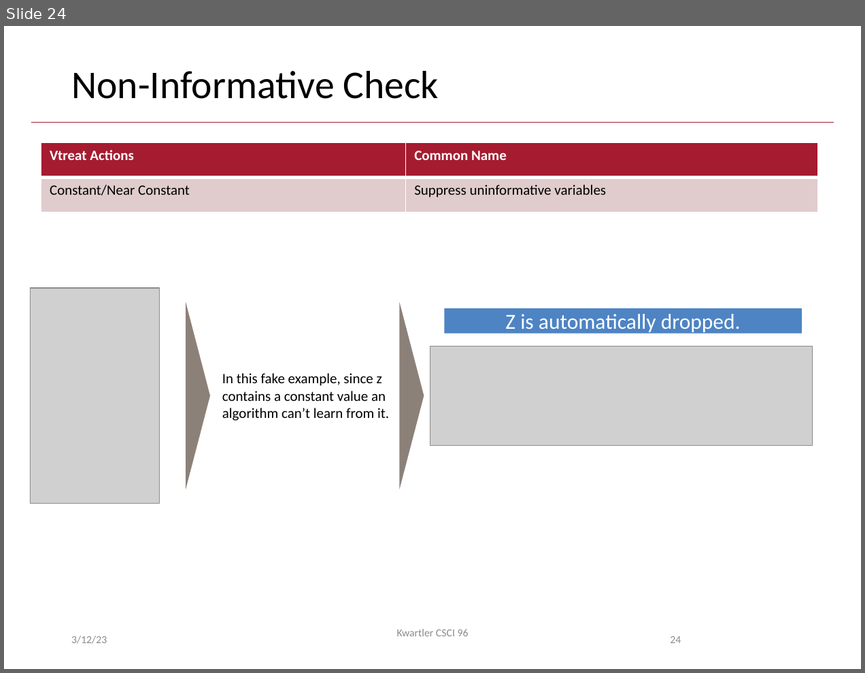
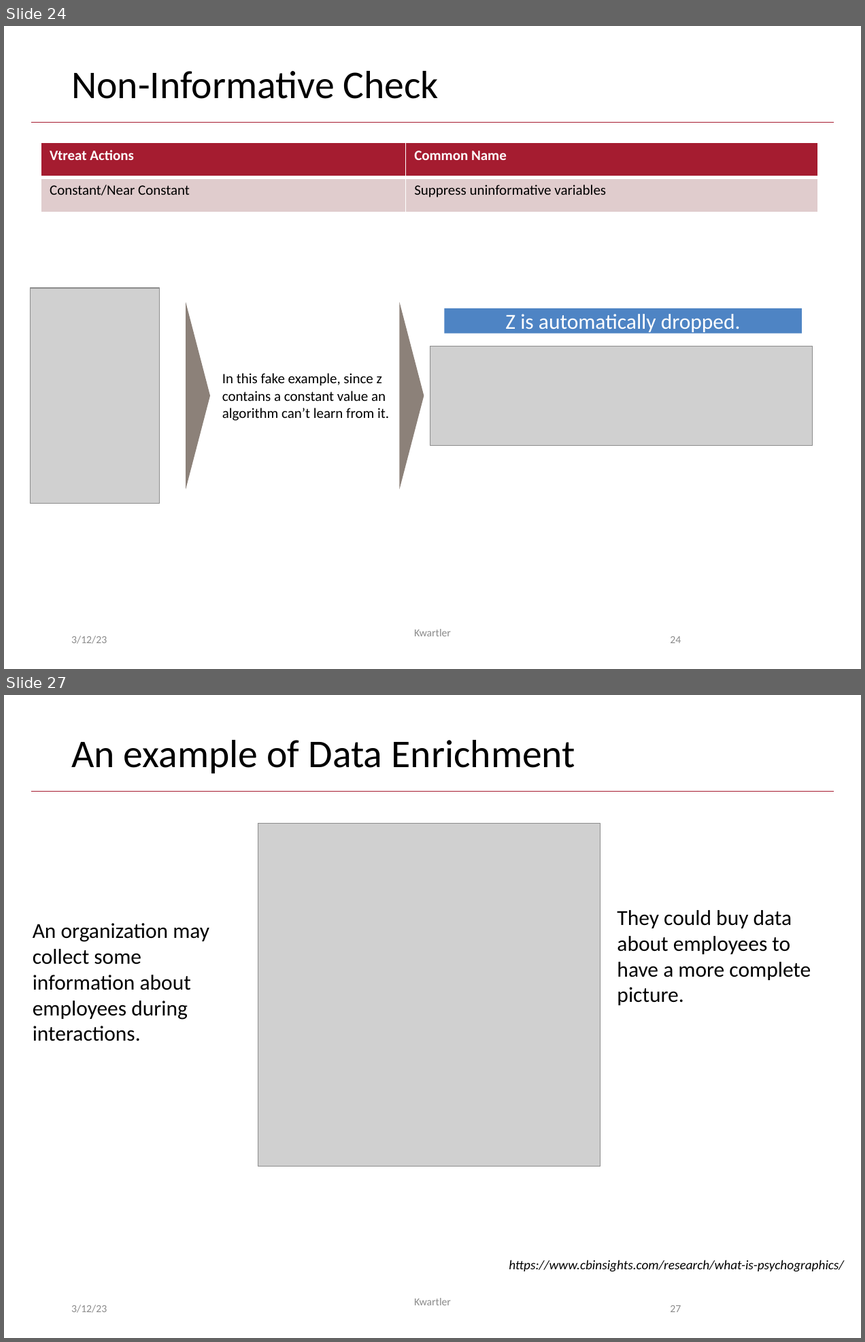
Before and after one commit to kwartler/Hult_Visualizing-Analyzing-Data-with-R, a slide deck: DD1/F_Mar13/A_Workflow_Preprocessing.pptx. Shown one above the other, each under a label of ours: slide 24 before the commit, slides 24 and 27 after it; the slides between them are not shown. The pictures are 865x673 and 865x1342 pixels, drawn with LibreOffice and Linux fonts; fonts in the diff are those of the drawing; grey boxes stand for pictures; background and template pictures are left out. Boxes give left, top, right and bottom in pixels: in the first picture for what was removed or moved away, otherwise in the second. Text is boxed around its words. In the diff, an @@ line names an element or a change of style, - is before the commit and + after.

```diff
--- a/DD1/F_Mar13/A_Workflow_Preprocessing.pptx
+++ b/DD1/F_Mar13/A_Workflow_Preprocessing.pptx
@@ slide 27 added at (x1=4, y1=695, x2=861, y2=1338), background #FFFFFF; not listed: 1 template element that a slide beside it also shows @@
@@ title added at (x1=71, y1=740, x2=575, y2=774), 33 pt, text #000000 @@
+An example of Data Enrichment
@@ picture added at (x1=258, y1=824, x2=600, y2=1166) @@
@@ text added at (x1=617, y1=910, x2=810, y2=1005), 18 pt, text #000000 @@
+They could buy data about employees to have a more complete picture.
@@ text added at (x1=33, y1=923, x2=209, y2=1041), 18 pt, text #000000 @@
+An organization may collect some information about employees during interactions.
@@ text added at (x1=509, y1=1259, x2=844, y2=1272), 11 pt, text #000000, italic @@
+https://www.cbinsights.com/research/what-is-psychographics/
@@ text added at (x1=71, y1=1304, x2=107, y2=1312), 9 pt, text #8C8C8C @@
+3/12/23
@@ text added at (x1=414, y1=1297, x2=451, y2=1305), 9 pt, text #8C8C8C @@
+Kwartler
@@ page number added at (x1=670, y1=1305, x2=681, y2=1312), 9 pt, text #8C8C8C @@
+27
@@ slide 24 changed as well @@
@@ text at (x1=414, y1=628, x2=451, y2=636): text changed @@
-Kwartler CSCI 96
+Kwartler
```
Also in this commit, not shown: 27 other slides changed, 4 other slides added, 3 other files.
